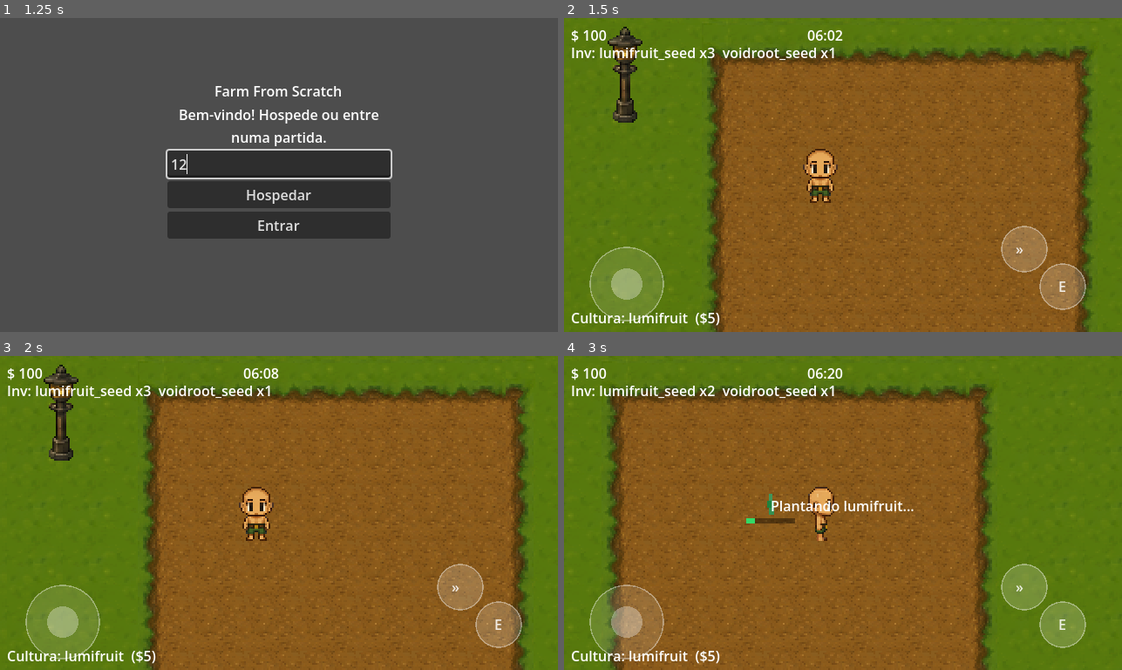
Above: before the commit, frames 1-4 (two rows, left to right).
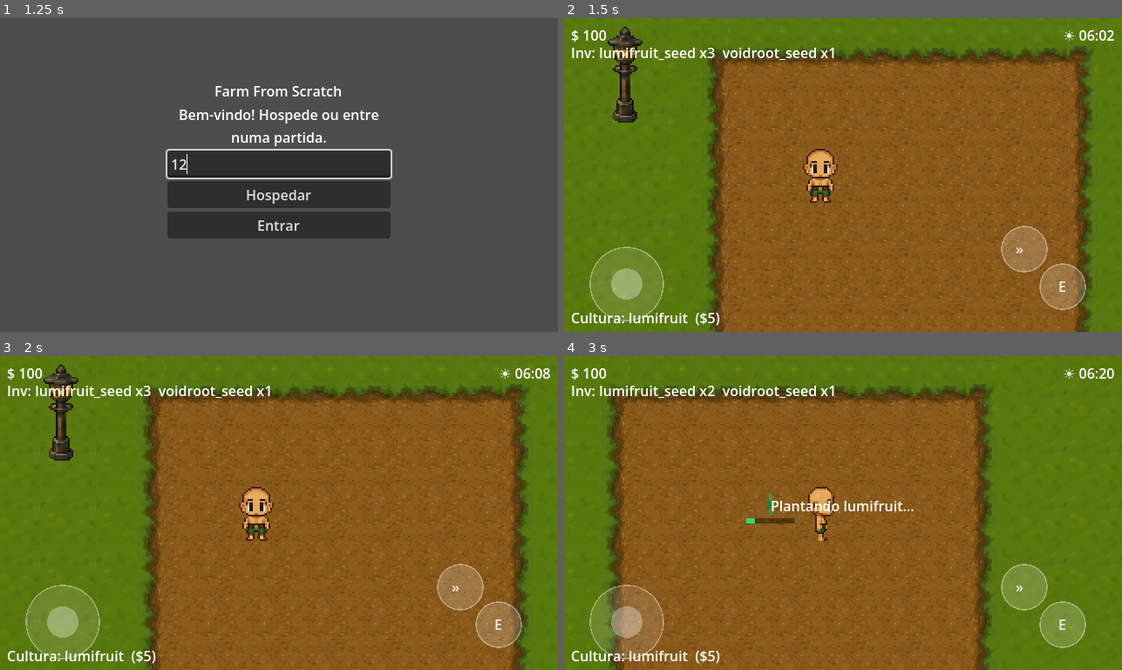
Above: after the commit, the same moments.

Repository: BrunoKagami/farm-from-scratch
Game: Godot game, scene res://scenes/Lobby.tscn
Two runs of this game, one before a commit and one after it. Both use one fixed random seed, a clock stepped at 60 frames per second and the inputs below.
Inputs (mouse positions are in pixels of both pictures, inside the frame that each line leads up to):
- Up to frame 1 (1.25 s): click (279, 165) at 0.52 s; type "12" at 0.6 s
- Up to frame 2 (1.5 s): click "Hospedar" at 1.25 s
- Up to frame 3 (2 s): no input
- Up to frame 4 (3 s): move the mouse to (965, 497) at 2.02 s; hold Right (ui_right) 2.03-2.75 s; hold E (interact) 2.03-2.75 s; click (965, 497) at 2.17 s; drag from (731, 528) to (815, 575) at 2.77 s

Frame 1 is identical in both runs. In frame 2, 0.3% of the frame differs, in the area x 43-99%, y 3-8%; in frame 3, 0.3%; in frame 4, 0.3%.

Commit message:
feat: clock top-right with sun/moon icon (☀ day 06-20, ☾ night)

Diff:
--- a/scenes/World.tscn
+++ b/scenes/World.tscn
@@ -200,13 +200,15 @@
 visible = false
 
 [node name="ClockLabel" type="Label" parent="HUD"]
-anchors_preset = 1
-offset_left = 200.0
+anchors_preset = 3
+anchor_left = 1.0
+anchor_right = 1.0
+offset_left = -120.0
 offset_top = 8.0
-offset_right = 400.0
+offset_right = -8.0
 offset_bottom = 28.0
-horizontal_alignment = 1
-text = "06:00"
+horizontal_alignment = 2
+text = "☀ 06:00"
 
 [node name="ShopPanel" type="PanelContainer" parent="HUD"]
 visible = false
--- a/scripts/HUD.gd
+++ b/scripts/HUD.gd
@@ -29,7 +29,8 @@
 	crop_label.text = "Cultura: %s  ($%d)" % [crop, cost]
 
 func set_clock(hour: int, minute: int) -> void:
-	clock_label.text = "%02d:%02d" % [hour, minute]
+	var icon := "☀" if hour >= 6 and hour < 20 else "☾"
+	clock_label.text = "%s %02d:%02d" % [icon, hour, minute]
 
 func show_msg(text: String) -> void:
 	msg_label.text = text
